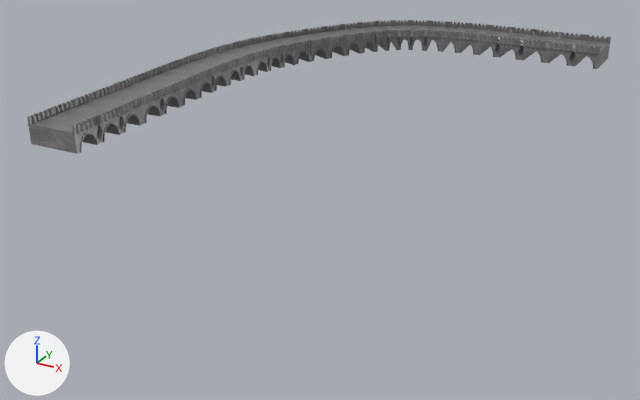
What one commit did to the OBJ model Project/Application/Resources/Model/Bridge/Bridge.obj.
One viewpoint serves both versions: a 50 mm lens placed at (283.0, -118.0, 135.0), pointed at (60.0, 286.0, -67.0). The axes (+X, +Y, +Z) are drawn at lower left. The lights are the same throughout. Where no turn or scale is listed for an object, it has been applied to the vertices. Vertices at the same position are counted once.

Names of what the first picture shows: '平面.025_平面.004'.
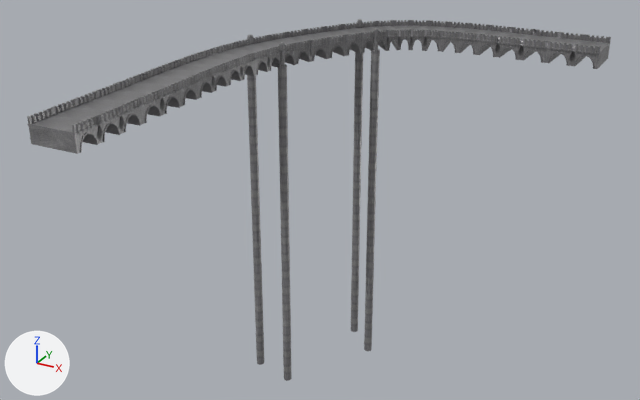
Commit message: 橋のモデルに柱つけた

The change in detail:
me_平面_025_平面_004 is used by ob_平面_025_平面_004; location (0.0, 0.0, 0.0).
me_平面_025_平面_004 had 11020 vertices, 20133 faces and spanned x -13.0..183.0, y 147.0..419.0, z -1.0..13.0.
me_平面_025_平面_004 now has 11604 vertices, 21253 faces and spans x -13.0..183.0, y 147.0..419.0, z -216.0..14.0.
me_平面_025_平面_004 part 1: a new loose piece, a 16-sided cylinder along z spanning x -6.5..-1.3, y 314.8..320.0, z -215.5..0.8, in mat_none (picture img_bridge_png).
me_平面_025_平面_004 part 2: a new loose piece, a 16-sided cylinder along z spanning x 19.5..24.7, y 307.7..312.9, z -215.5..0.8, in mat_none (picture img_bridge_png).
me_平面_025_平面_004 part 3: a new loose piece, a 16-sided cylinder along z spanning x 31.3..36.6, y 383.7..389.0, z -215.5..0.8, in mat_none (picture img_bridge_png).
me_平面_025_平面_004 part 4: a new loose piece, a 16-sided cylinder along z spanning x 51.3..56.6, y 365.6..370.9, z -215.5..0.8, in mat_none (picture img_bridge_png).
me_平面_025_平面_004 part 5: a new loose piece of 82 vertices spanning x 52.0..56.0, y 366.0..370.0, z 4.0..14.0, in mat_none (picture img_bridge_png).

Pixel boxes [x1, y1, x2, y2] of what changed, in the pictures (640 x 400 px):
'平面.025_平面.004', reshaped (169% taller)
    before: [27, 20, 611, 154]
    after: [27, 19, 611, 381]
part 1 of me_平面_025_平面_004, added
    after: [247, 75, 264, 365]
part 2 of me_平面_025_平面_004, added
    after: [278, 64, 292, 381]
part 3 of me_平面_025_平面_004, added
    after: [351, 52, 363, 332]
part 4 of me_平面_025_平面_004, added
    after: [364, 49, 380, 351]
part 5 of me_平面_025_平面_004, added
    after: [373, 28, 379, 46]
